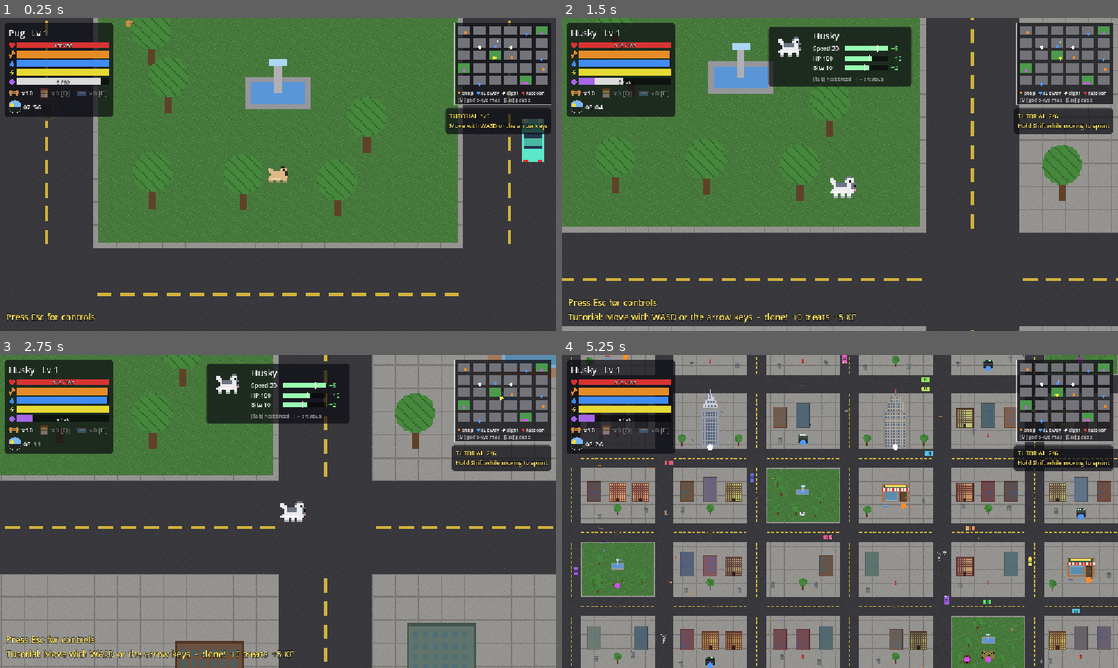
Above: before the commit, frames 1-4 (two rows, left to right).
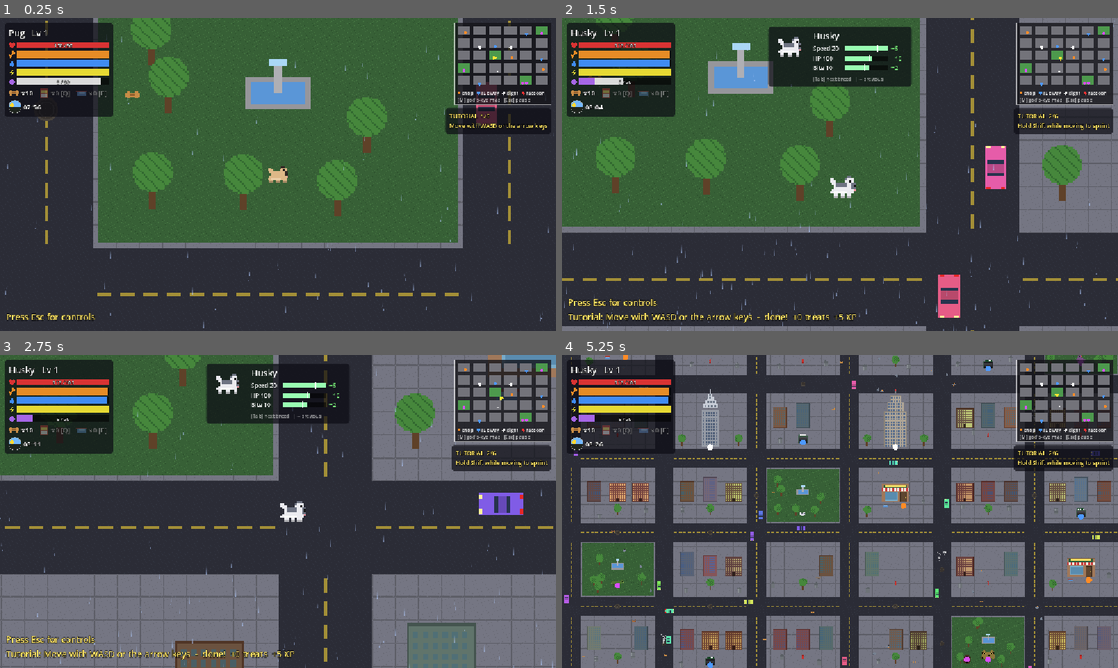
Above: after the commit, the same moments.

Repository: Damon1o/new-dog-city
Game: Godot game, scene res://scenes/Main.tscn
Same seed, same stepped clock (60 frames per second), same inputs: the game is played once before the commit and once after it.
Inputs (mouse positions are in pixels of both pictures, inside the frame that each line leads up to):
- Up to frame 1 (0.25 s): no input
- Up to frame 2 (1.5 s): tap Enter at 0.5 s; move the mouse to (962, 158) at 0.52 s; hold D 0.53-1.28 s; tap Tab at 0.6 s; click (962, 158) at 0.67 s; tap Space at 0.77 s; move the mouse to (728, 190) at 1.27 s; hold S from 1.28 s (still down); tap Q at 1.35 s
- Up to frame 3 (2.75 s): tap Space at 1.52 s; move the mouse to (333, 442) at 2.02 s; release S at 2.03 s; hold D from 2.03 s (still down); tap E at 2.1 s
- Up to frame 4 (5.25 s): move the mouse to (812, 574) at 2.77 s; release D at 2.78 s; hold W 2.78-3.53 s; tap F at 2.85 s; click (812, 574) at 2.92 s; tap Space at 3.02, 3.77, 4.52 s; move the mouse to (1006, 558) at 3.52 s; hold A 3.53-5.03 s; tap M at 3.6 s; move the mouse to (673, 464) at 4.27 s; tap 1 at 4.35 s; move the mouse to (867, 511) at 5.02 s; hold S from 5.03 s (still down); tap 2 at 5.1 s; click (867, 511) at 5.17 s

The runs differ from the first frame. In frame 1, 6.6% of the frame differs, in the area x 0-99%, y 0-100%; in frame 2, 13%; in frame 3, 31%; in frame 4, 40%, in the area x 0-100%, y 0-100%.

Commit message:
M3-3: weather system (daily roll, 10 s blend, modifiers, snow/rain visuals)
- scripts/systems/weather.gd: per-city daily roll (NYC odds kept in a const
  until M2-2's data/cities.gd), 10 s blend, read-only modifiers
  sprint_mult/thirst_mult/scent_range/dash_slide/dash_steer/sight_radius,
  procedural snow and rain particles, ground tint, snow paw prints (8 s).
- Today's weather persists in save v2 world/weather (read with default).
- player.gd reads sprint_mult and thirst_mult; game.gd adds one child hook.
- tests/smoke.gd: snow sets sprint multiplier to 0.9; rain blends in.

Co-Authored-By: Claude Opus 5.5 <noreply@anthropic.com>

Diff:
--- a/scripts/game.gd
+++ b/scripts/game.gd
@@ -26,6 +26,7 @@
 const Subway := preload("res://scripts/world/subway.gd")
 const CityBuilder := preload("res://scripts/world/city_builder.gd")
 const Quests := preload("res://scripts/systems/quests.gd")
+const Weather := preload("res://scripts/systems/weather.gd")
 const Items := preload("res://scripts/data/items.gd")
 const BOSSES := preload("res://scripts/data/bosses.gd").BOSSES
 const PREY := Items.PREY
@@ -123,6 +124,7 @@
 var fx: Node  # scripts/world/fx.gd
 var subway: Node  # scripts/world/subway.gd
 var city: Node  # scripts/world/city_builder.gd
+var weather: Node  # scripts/systems/weather.gd
 var bars := {}   # key -> {ctl, color, v, ghost, text}
 var slots := {}  # item -> count Label
 var pois: Array[Dictionary] = []  # {pos, text, color} — shops, stations, water
@@ -157,7 +159,7 @@
 func _ready() -> void:
 	for n in TEX_NAMES:
 		tex[n] = load("res://assets/%s.png" % n)
-	for m: Array in [["city", CityBuilder], ["subway", Subway], ["fx", Fx], ["spawner", Spawner], ["street", Street]]:
+	for m: Array in [["city", CityBuilder], ["subway", Subway], ["fx", Fx], ["spawner", Spawner], ["street", Street], ["weather", Weather]]:
 		var n: Node = m[1].new()
 		n.g = self
 		add_child(n)
--- a/scripts/player.gd
+++ b/scripts/player.gd
@@ -88,7 +88,8 @@
 	var weak := hunger < 20.0 or thirst < 20.0
 	sprinting = dir != Vector2.ZERO and Input.is_key_pressed(KEY_SHIFT) and not winded
 	var top: float = (float(breed().mph) + stat_spd) * PX_PER_MPH * (0.75 if weak else 1.0)
-	velocity = dir * (top if sprinting else top * 0.6)
+	var w: Node = get_parent().get("weather")  # scripts/systems/weather.gd modifiers
+	velocity = dir * (top * (w.sprint_mult() if w else 1.0) if sprinting else top * 0.6)
 	if dir != Vector2.ZERO:
 		facing = dir
 		anim_t += delta * (14.0 if sprinting else 8.0)
@@ -106,7 +107,7 @@
 		stamina = minf(stamina + delta * (6.0 if weak else 16.0), 100.0)
 		winded = winded and stamina < 25.0
 	hunger = maxf(hunger - delta * 0.5, 0.0)
-	thirst = maxf(thirst - delta * (1.4 if sprinting else 0.7), 0.0)
+	thirst = maxf(thirst - delta * (1.4 if sprinting else 0.7) * (w.thirst_mult() if w else 1.0), 0.0)
 	if hunger <= 0.0 or thirst <= 0.0:
 		take_damage(delta * 4.0)
 	elif hunger > 50.0 and thirst > 50.0 and hp < max_hp:
--- /dev/null
+++ b/scripts/systems/weather.gd
@@ -0,0 +1,190 @@
+extends Node
+## Weather: one roll per in-game day per city, 10 s blend between states, read-only
+## modifiers for other systems, snow and rain visuals. Nothing else checks weather ids:
+## read sprint_mult(), thirst_mult(), scent_range(), dash_slide(), sight_radius().
+
+const BLEND := 10.0
+const NO_LIMIT := 100000.0  # sight radius when nothing hides enemies
+## ponytail: M2-2 moves these odds into the "weather table" field of data/cities.gd.
+const ODDS := {
+	"nyc": {"clear": 50, "snow": 30, "rain": 20},
+	"sf": {"fog": 60, "clear": 30, "rain": 10},
+	"tokyo": {"rain": 70, "clear": 30},
+	"shenzhen": {"haze": 40, "clear": 40, "storm": 20},
+}
+## Gameplay modifiers per weather (spec 02 Weather; scent ranges from spec 01 Scent trail).
+## dash_slide: dash distance multiplier (rain: +30%, steering halves, see dash_steer()).
+const MODS := {
+	"clear": {"sprint": 1.0, "thirst": 1.0, "scent": 1600.0, "dash": 1.0, "steer": 1.0, "sight": NO_LIMIT},
+	"snow": {"sprint": 0.9, "thirst": 0.8, "scent": 1400.0, "dash": 1.0, "steer": 1.0, "sight": NO_LIMIT},
+	"fog": {"sprint": 1.0, "thirst": 1.0, "scent": 900.0, "dash": 1.0, "steer": 1.0, "sight": 420.0},
+	"rain": {"sprint": 1.0, "thirst": 1.0, "scent": 700.0, "dash": 1.3, "steer": 0.5, "sight": NO_LIMIT},
+	"haze": {"sprint": 1.0, "thirst": 1.3, "scent": 1600.0, "dash": 1.0, "steer": 1.0, "sight": NO_LIMIT},
+	"storm": {"sprint": 1.0, "thirst": 1.0, "scent": 700.0, "dash": 1.3, "steer": 0.5, "sight": NO_LIMIT},
+}
+## Which particle look each weather uses; fog / haze / storm-lightning visuals ship with their cities.
+const LOOK := {"snow": "snow", "rain": "rain", "storm": "rain"}
+const SAY := {"clear": "The sky clears up.", "snow": "It's snowing!", "rain": "It's raining.",
+	"fog": "Fog rolls in.", "haze": "A hot haze hangs over the city.", "storm": "A storm is coming!"}
+const PRINT_EVERY := 28.0  # px walked between snow paw prints
+const PRINT_LIFE := 8.0
+
+var g: Node2D
+var current := "clear"
+var previous := "clear"
+var blend_t := BLEND  # seconds since the last change; >= BLEND means fully blended
+var started := false
+var last_tod := 0.0
+var snow: CPUParticles2D
+var rain: CPUParticles2D
+var last_print := Vector2.ZERO
+var print_side := 1.0
+
+func _ready() -> void:
+	snow = _particles(_dot_tex(4), 300, 6.0, Vector2(20, 45), Vector2(-10, 0))
+	snow.scale_amount_min = 1.0
+	snow.scale_amount_max = 2.0
+	snow.color = Color(1, 1, 1, 0.9)
+	rain = _particles(_streak_tex(), 400, 0.9, Vector2(600, 900), Vector2(-60, 0))
+	rain.particle_flag_align_y = true
+	rain.color = Color(0.7, 0.8, 1.0, 0.55)
+
+## Weather starts once game._ready has loaded the save, so save_extra holds today's roll.
+func _process(delta: float) -> void:
+	if not started:
+		started = true
+		last_tod = g.tod
+		var saved: String = g.save_extra.get("world/weather", {}).get(city(), "")
+		set_weather(saved if saved in MODS else roll(city()), false)
+	if g.tod < last_tod:  # the clock wrapped: a new day
+		set_weather(roll(city()))
+	last_tod = g.tod
+	blend_t += delta
+	_update_visuals()
+
+func city() -> String:
+	return str(g.save_extra.get("world/city", "nyc"))
+
+## Weighted pick from the city's odds; unknown cities are always clear.
+static func roll(city_id: String) -> String:
+	var odds: Dictionary = ODDS.get(city_id, {"clear": 1})
+	var total := 0
+	for id: String in odds:
+		total += int(odds[id])
+	var r := randi() % total
+	for id: String in odds:
+		r -= int(odds[id])
+		if r < 0:
+			return id
+	return "clear"
+
+## Change weather; blend=false snaps (load, tests). Remembers today's weather in the save.
+func set_weather(id: String, blend := true) -> void:
+	assert(id in MODS, "unknown weather " + id)
+	if blend and id != current:
+		g.show_msg(SAY[id])
+	previous = current if blend else id
+	current = id
+	blend_t = 0.0 if blend else BLEND
+	var per_city: Dictionary = g.save_extra.get("world/weather", {}).duplicate()
+	per_city[city()] = id
+	g.save_extra["world/weather"] = per_city
+
+## 0 = all previous weather, 1 = all current.
+func blend() -> float:
+	return clampf(blend_t / BLEND, 0.0, 1.0)
+
+func _mod(key: String) -> float:
+	return lerpf(float(MODS[previous][key]), float(MODS[current][key]), blend())
+
+func sprint_mult() -> float:
+	return _mod("sprint")
+
+func thirst_mult() -> float:
+	return _mod("thirst")
+
+func scent_range() -> float:
+	return _mod("scent")
+
+func dash_slide() -> float:
+	return _mod("dash")
+
+func dash_steer() -> float:
+	return _mod("steer")
+
+func sight_radius() -> float:
+	return _mod("sight")
+
+## How strongly a particle look shows right now (0..1), following the blend.
+func look(kind: String) -> float:
+	var was := 1.0 if LOOK.get(previous, "") == kind else 0.0
+	var now := 1.0 if LOOK.get(current, "") == kind else 0.0
+	return lerpf(was, now, blend())
+
+func _update_visuals() -> void:
+	var outdoors: bool = g.inside == "" and not g.god_view
+	var half: Vector2 = get_viewport().get_visible_rect().size / (2.0 * g.cam.zoom)
+	for p: CPUParticles2D in [snow, rain]:
+		var k := look("snow" if p == snow else "rain")
+		p.emitting = outdoors and k > 0.0
+		p.visible = outdoors
+		p.modulate.a = k
+		p.position = g.cam.get_screen_center_position()  # emit over the whole view; drops stay in the world
+		p.emission_rect_extents = half * 1.1
+	# snow whitens the ground, rain darkens it
+	var s := look("snow")
+	var r := look("rain")
+	g.ground.modulate = Color.WHITE.lerp(Color(1.15, 1.17, 1.25), s).lerp(Color(0.78, 0.8, 0.9), r)
+	if s > 0.5 and outdoors and g.player.position.distance_to(last_print) > PRINT_EVERY:
+		_paw_print()
+
+func _paw_print() -> void:
+	var pl: Node2D = g.player
+	last_print = pl.position
+	if pl.velocity == Vector2.ZERO:
+		return
+	print_side = -print_side
+	var dot := Sprite2D.new()
+	dot.texture = snow.texture
+	dot.modulate = Color(0.45, 0.5, 0.6, 0.6)
+	dot.scale = Vector2(2.0, 1.4)
+	dot.position = pl.position + Vector2(0, 14) + pl.velocity.normalized().orthogonal() * 5.0 * print_side
+	dot.rotation = pl.velocity.angle()
+	dot.z_index = -5
+	g.add_child(dot)
+	var tw := dot.create_tween()
+	tw.tween_property(dot, "modulate:a", 0.0, PRINT_LIFE)
+	tw.tween_callback(dot.queue_free)
+
+func _particles(t: Texture2D, n: int, life: float, fall: Vector2, drift: Vector2) -> CPUParticles2D:
+	var p := CPUParticles2D.new()
+	p.texture = t
+	p.amount = n
+	p.lifetime = life
+	p.preprocess = life
+	p.local_coords = false
+	p.z_index = 50
+	p.emission_shape = CPUParticles2D.EMISSION_SHAPE_RECTANGLE
+	p.direction = Vector2.DOWN
+	p.spread = 8.0
+	p.gravity = drift
+	p.initial_velocity_min = fall.x
+	p.initial_velocity_max = fall.y
+	p.emitting = false
+	add_child(p)
+	return p
+
+func _dot_tex(size: int) -> ImageTexture:
+	var img := Image.create(size, size, false, Image.FORMAT_RGBA8)
+	var c := (size - 1) / 2.0
+	for y in size:
+		for x in size:
+			if Vector2(x - c, y - c).length() <= c + 0.5:
+				img.set_pixel(x, y, Color.WHITE)
+	return ImageTexture.create_from_image(img)
+
+func _streak_tex() -> ImageTexture:
+	var img := Image.create(1, 12, false, Image.FORMAT_RGBA8)
+	for y in 12:
+		img.set_pixel(0, y, Color(1, 1, 1, y / 11.0))
+	return ImageTexture.create_from_image(img)
--- a/tests/smoke.gd
+++ b/tests/smoke.gd
@@ -22,6 +22,17 @@
 	game.pick_stat(0)
 	assert(player.points == 0 and not paused and not game.stat_panel.visible)
 	assert(player.max_hp == hp_cap + 12.0, "+10 from the point, +2 from the level")
+
+	# weather: snow sets sprint to 0.9; changes blend over 10 s; today's weather is saved
+	var weather: Node = game.weather
+	weather.set_weather("snow", false)
+	assert(weather.current == "snow" and is_equal_approx(weather.sprint_mult(), 0.9), "snow sets sprint multiplier to 0.9")
+	assert(is_equal_approx(weather.thirst_mult(), 0.8) and game.save_extra["world/weather"]["nyc"] == "snow")
+	weather.set_weather("rain")
+	await frames(60)
+	assert(weather.scent_range() < 1400.0 and weather.scent_range() > 700.0, "rain blends in over 10 s")
+	assert(weather.roll("nyc") in ["clear", "snow", "rain"])
+	weather.set_weather("clear", false)
 
 	# cars: one per lane, and they hurt
 	var cars := get_nodes_in_group("car")
